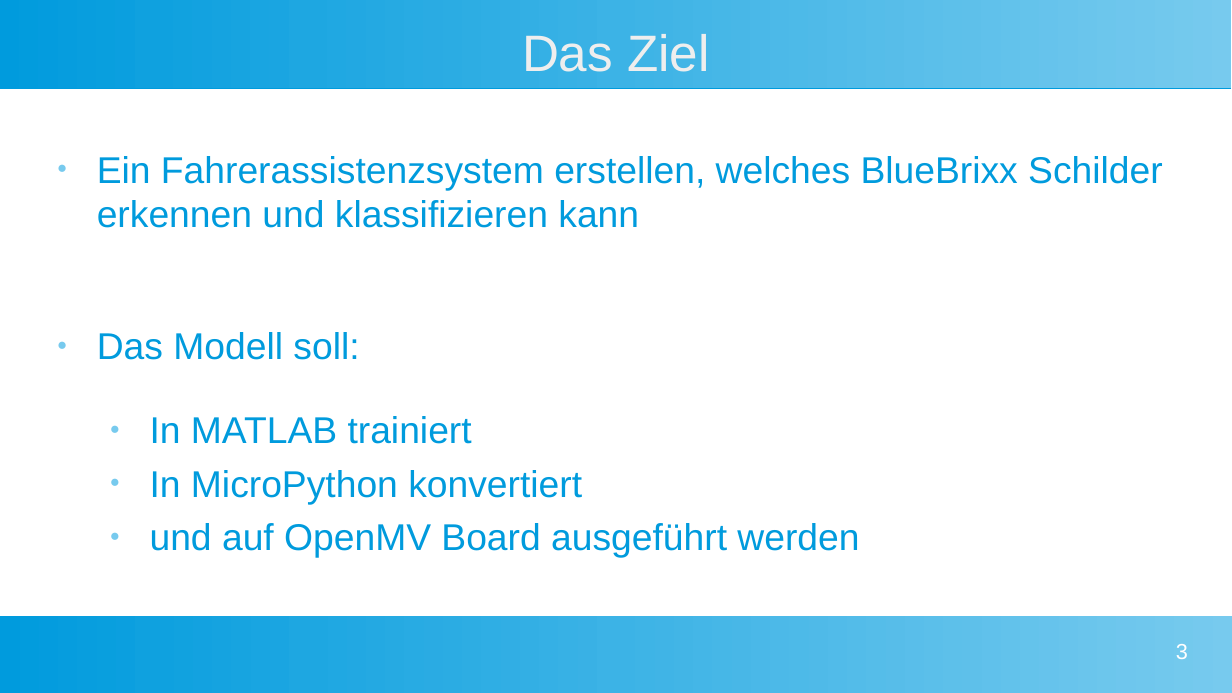
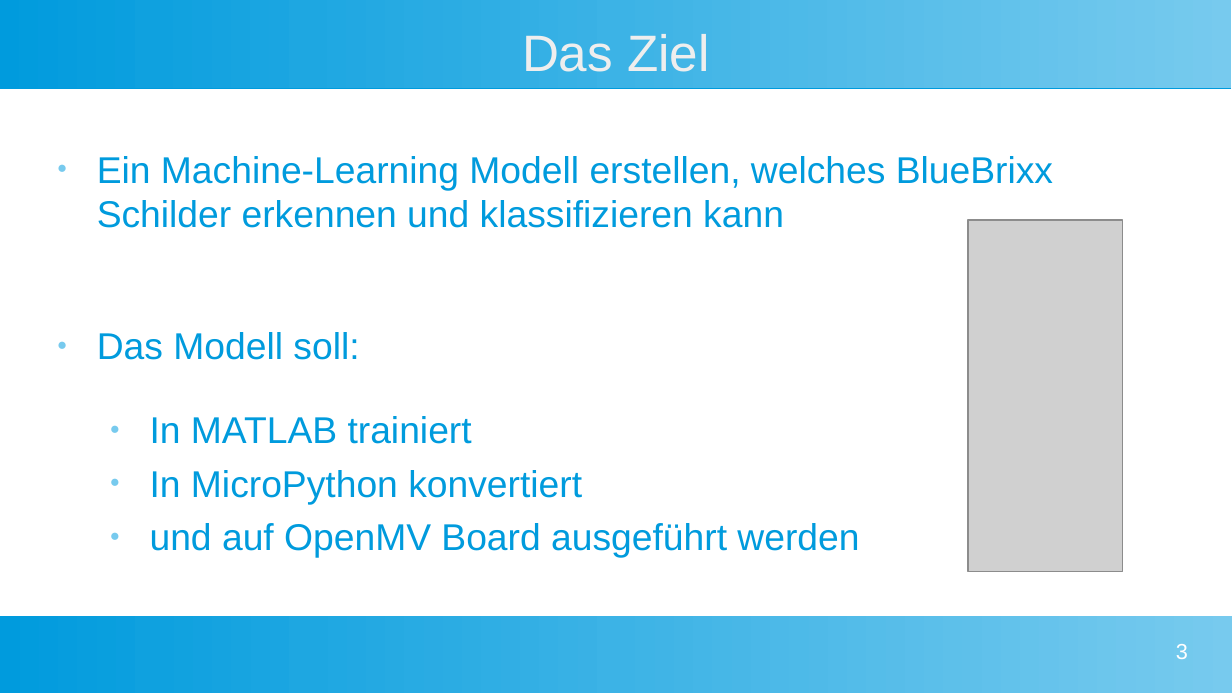
Before and after one commit to Commander-Philip/the-machine-learning-brick, a slide deck: slide 3 of docs/Präsentation.odp. Drawn at 1232x693 pixels with LibreOffice and Linux fonts; fonts in the diff are those of the drawing; grey boxes stand for pictures. Boxes give left, top, right and bottom in pixels: in the first picture for what was removed or moved away, otherwise in the second. Text is boxed around its words. In the diff, an @@ line names an element or a change of style, - is before the commit and + after.

```diff
--- a/docs/Präsentation.odp
+++ b/docs/Präsentation.odp
@@ text at (97, 156, 1053, 228): text changed @@
-● Ein Fahrerassistenzsystem erstellen, welches BlueBrixx Schilder erkennen und klassifizieren kann
+● Ein Machine-Learning Modell erstellen, welches BlueBrixx Schilder erkennen und klassifizieren kann
@@ picture added at (968, 220, 1122, 572) @@
```
Also in this commit, not shown: 3 other slides changed, 5 slides added, 2 slides removed, 8 other files.
